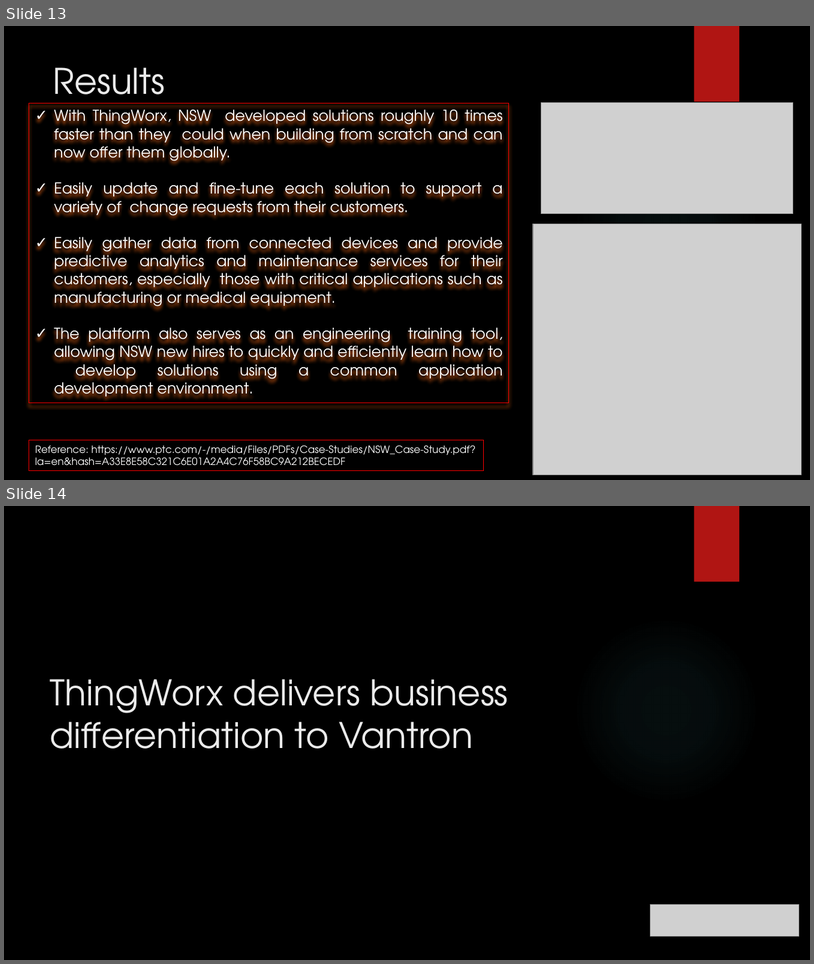
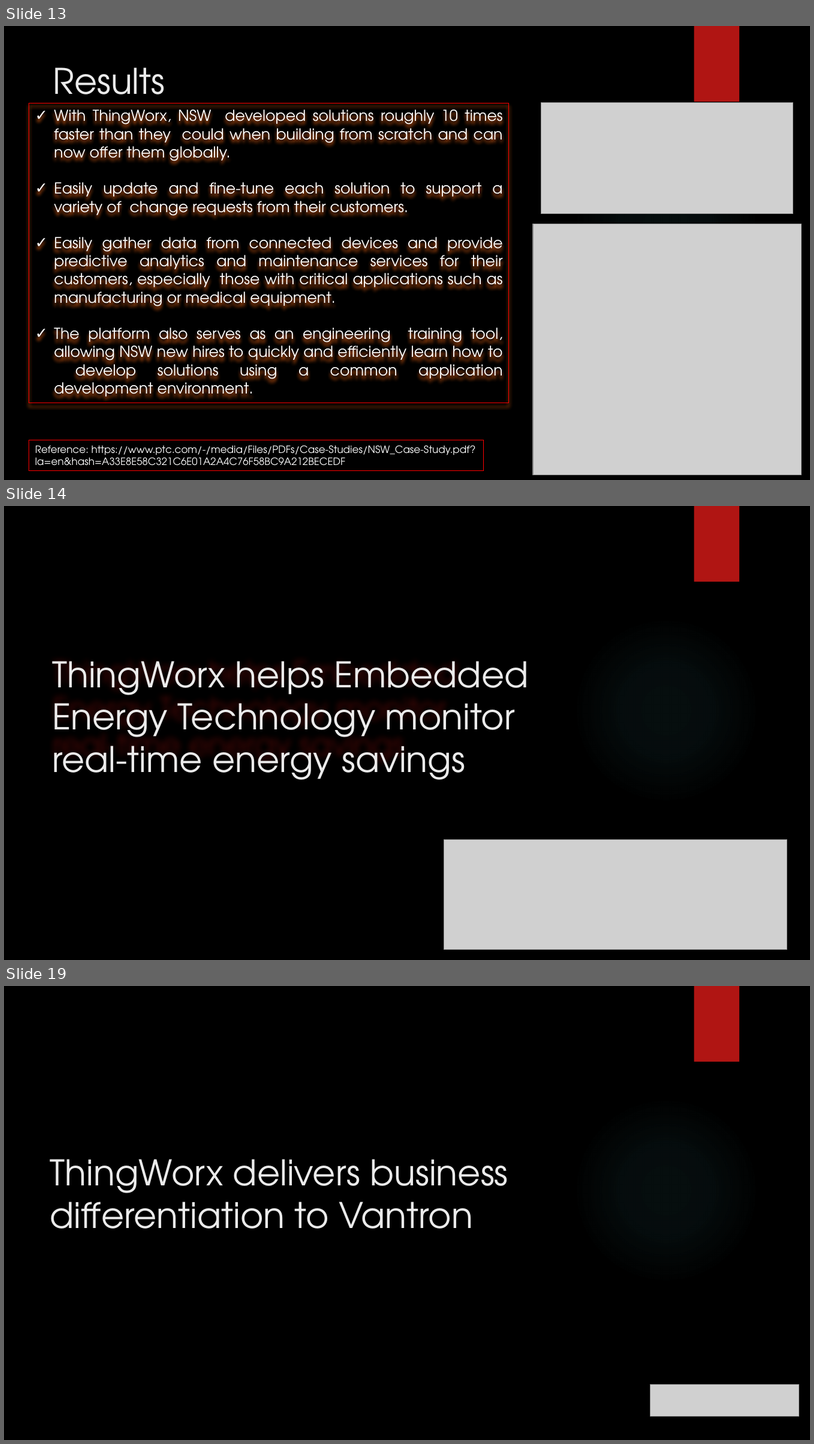
Before and after one commit to girishsukukumar/thingworx, a slide deck: CaseStudies-IoT.pptx. Shown one above the other, each under a label of ours: slides 13 and 14 before the commit, slides 13, 14 and 19 after it; the slides between them are not shown. The pictures are 814x964 and 814x1444 pixels, drawn with LibreOffice and Linux fonts; fonts in the diff are those of the drawing; grey boxes stand for pictures; background and template pictures are left out. Boxes give left, top, right and bottom in pixels: in the first picture for what was removed or moved away, otherwise in the second. Text is boxed around its words. In the diff, an @@ line names an element or a change of style, - is before the commit and + after.

```diff
--- a/CaseStudies-IoT.pptx
+++ b/CaseStudies-IoT.pptx
@@ slide 14 added at [4,506,810,960], background picture (left out); not listed: 2 template elements that a slide beside it also shows @@
@@ text added at [52,661,529,780], 42 pt, text #EBEBEB @@
+ThingWorx helps Embedded
+Energy Technology monitor
+real-time energy savings
@@ picture added at [444,840,788,949] @@
@@ what was slide 14 is now slide 19 @@
```
Also in this commit, not shown: 1 slide changed, 4 other slides added.
